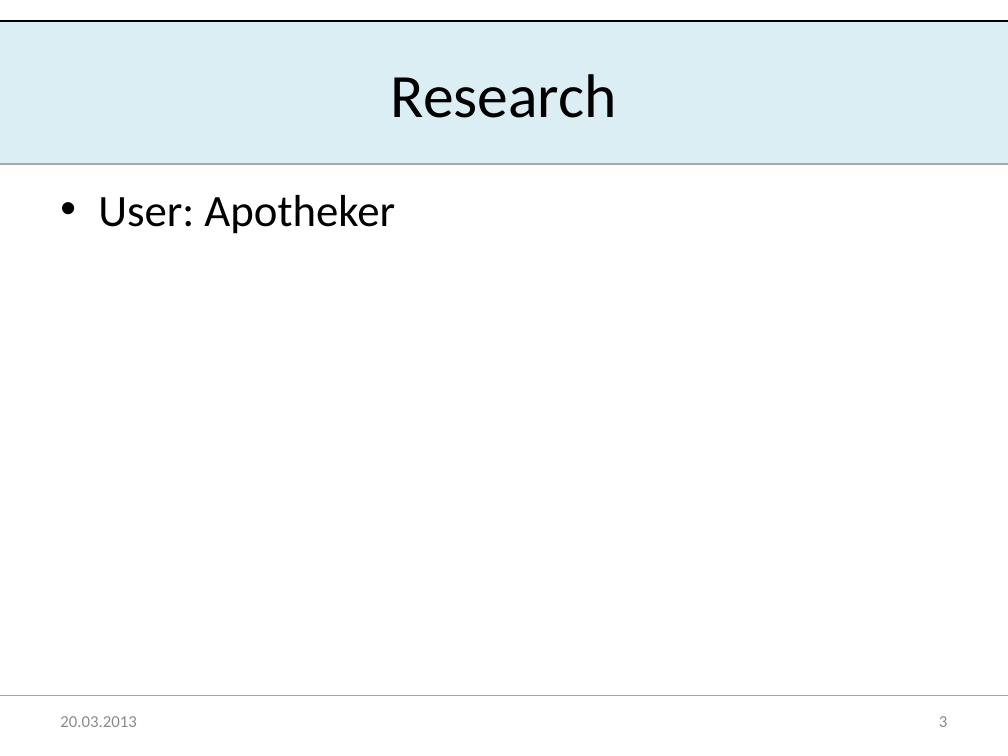
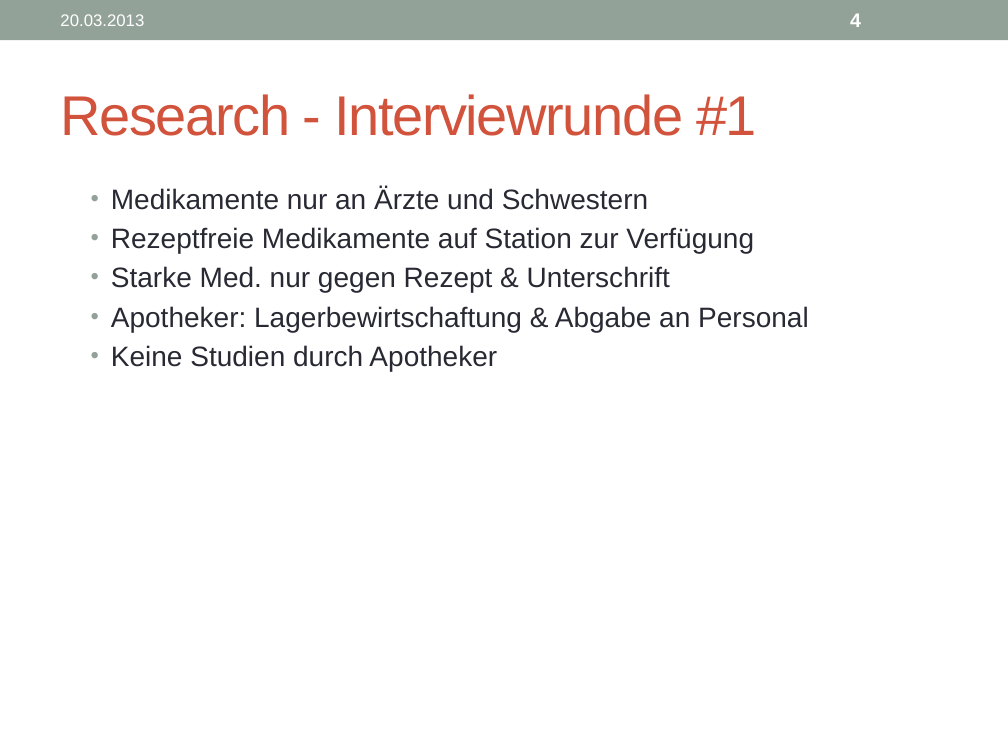
Before and after one commit to boebu/ch.bfh.bti7081.s2013.yellow, a slide deck: slide 4 of ch.bfh.bti7081.s2013.yellow/doc/cs1_task03/task1_3_presentation.pptx (slide 3 before the commit). Drawn at 1008x756 pixels with LibreOffice and Linux fonts; fonts in the diff are those of the drawing. Boxes give left, top, right and bottom in pixels: in the first picture for what was removed or moved away, otherwise in the second. Text is boxed around its words. In the diff, an @@ line names an element or a change of style, - is before the commit and + after.

```diff
--- a/ch.bfh.bti7081.s2013.yellow/doc/cs1_task03/task1_3_presentation.pptx
+++ b/ch.bfh.bti7081.s2013.yellow/doc/cs1_task03/task1_3_presentation.pptx
@@ rectangle: place and size @@
-rectangle at [0,21,1008,164]
+rectangle at [0,0,1008,40]
@@ rectangle at [0,0,1008,40]: fill #DBEEF4 to #93A299 @@
@@ line removed from (0, 21) to (1008, 21) @@
@@ text "20.03.2013": place and size @@
-text "20.03.2013" at [60,716,136,727]
+text "20.03.2013" at [60,14,144,26]
@@ text "20.03.2013" at [60,14,144,26]: font Calibri to Arial, text colour #8C8C8C to #FFFFFF @@
@@ page number added at [850,13,861,27], 14 pt, text #FFFFFF, bold @@
+4
@@ title at [60,94,757,136]: text changed; size 44 to 40 pt; font Calibri to Arial; text colour #000000 to #D2533C @@
-Research
+Research - Interviewrunde #1
@@ line removed from (0, 163) to (1008, 163) @@
@@ text at [111,187,809,371]: text changed; size 32 to 20 pt; font Calibri to Arial; text colour #000000 to #292934 @@
-• User: Apotheker
+  • Medikamente nur an Ärzte und Schwestern
+  • Rezeptfreie Medikamente auf Station zur Verfügung
+  • Starke Med. nur gegen Rezept & Unterschrift
+  • Apotheker: Lagerbewirtschaftung & Abgabe an Personal
+  • Keine Studien durch Apotheker
@@ line removed from (0, 696) to (1008, 696) @@
@@ page number removed at [939,716,947,727] @@
-3
```
Also in this commit, not shown: 6 other slides changed, 6 slides added, 2 slides removed, 1 other file.
